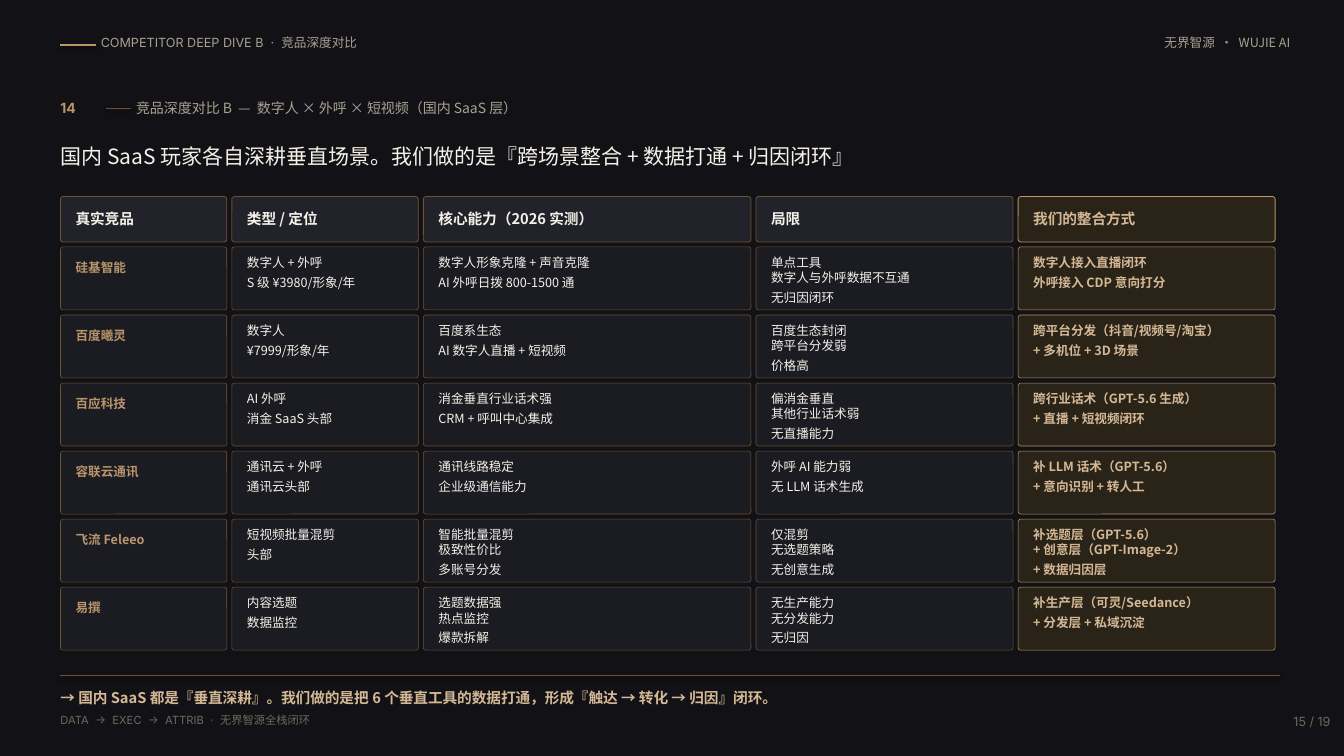
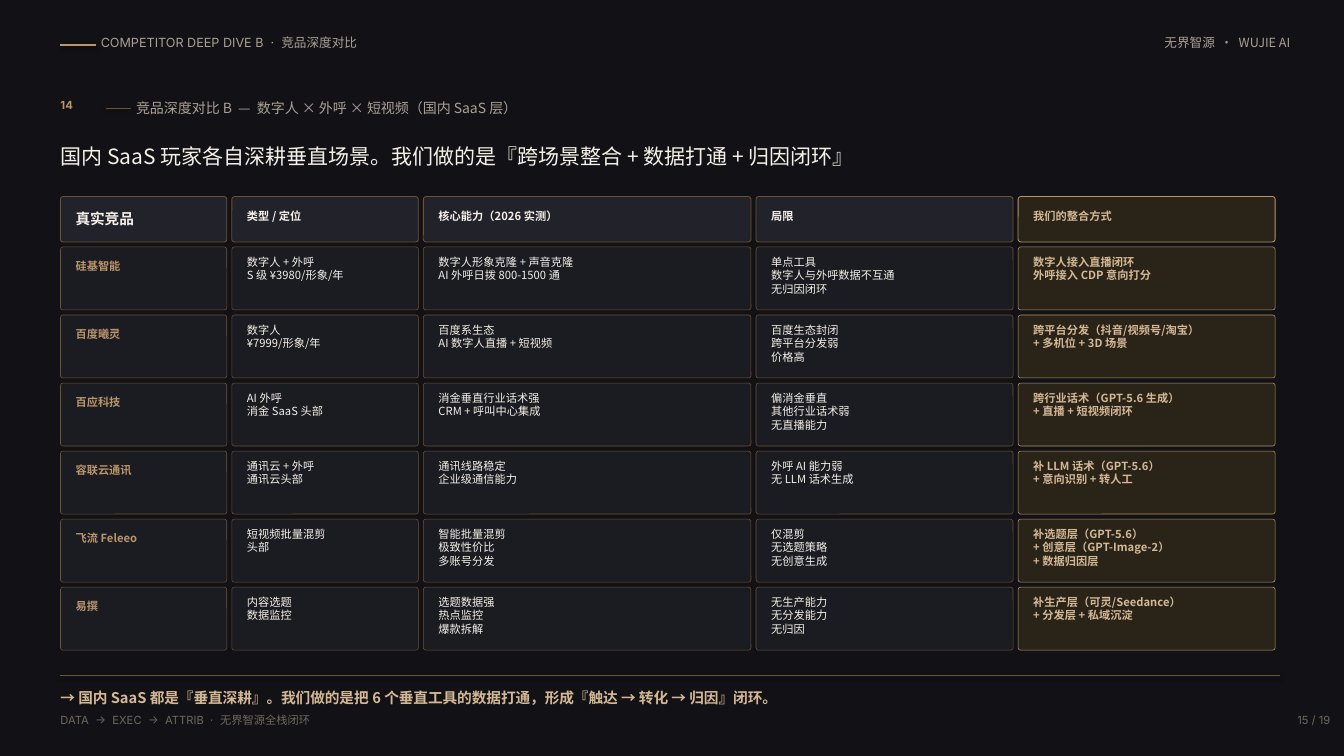
Before and after one commit to 43965555/wujie-ai, a slide deck: slide 15 of pitch/ai-marketing-2026.pptx. Drawn at 1344x756 pixels with LibreOffice and Linux fonts; fonts in the diff are those of the drawing. Boxes give left, top, right and bottom in pixels: in the first picture for what was removed or moved away, otherwise in the second. Text is boxed around its words. In the diff, an @@ line names an element or a change of style, - is before the commit and + after.

```diff
--- a/pitch/ai-marketing-2026.pptx
+++ b/pitch/ai-marketing-2026.pptx
@@ text "14" at [60, 101, 72, 109]: size 10 to 8 pt @@
@@ size 10.5 to 8 pt in 4 elements at [247, 208, 301, 223], [438, 210, 558, 221], [771, 208, 793, 223], [1033, 210, 1112, 221] @@
@@ size 9 to 8 pt; line spacing 1.3 to 1 in 24 elements at [247, 256, 344, 281], [438, 256, 574, 280], [771, 256, 895, 294], [1033, 256, 1151, 280], [247, 324, 321, 349], [438, 324, 553, 348], [771, 324, 838, 362], [1033, 324, 1199, 348], [247, 392, 323, 416], [438, 392, 540, 416], [771, 392, 850, 430], [1033, 392, 1180, 419], [247, 460, 314, 484], [438, 460, 517, 484], [771, 460, 854, 484], [1033, 460, 1160, 484], [247, 528, 326, 552], [438, 528, 505, 566], [771, 528, 827, 566], [1033, 528, 1169, 566], [247, 596, 292, 620], [438, 596, 494, 634], [771, 596, 827, 634], [1033, 596, 1181, 620] @@
@@ size 9 to 8 pt in 7 elements at [76, 261, 121, 271], [76, 329, 121, 339], [76, 396, 121, 407], [76, 464, 132, 475], [76, 532, 137, 543], [76, 598, 98, 613], [1297, 716, 1330, 724] @@
```
Also in this commit, not shown: 13 other slides changed, 2 other files.
